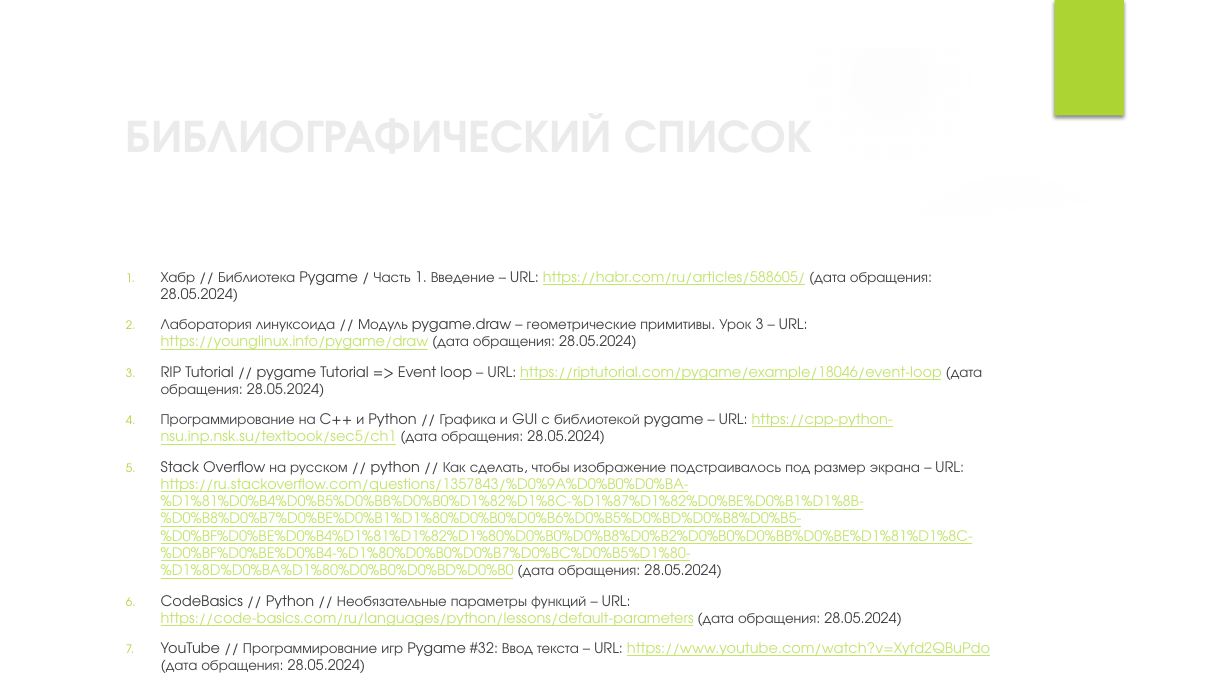
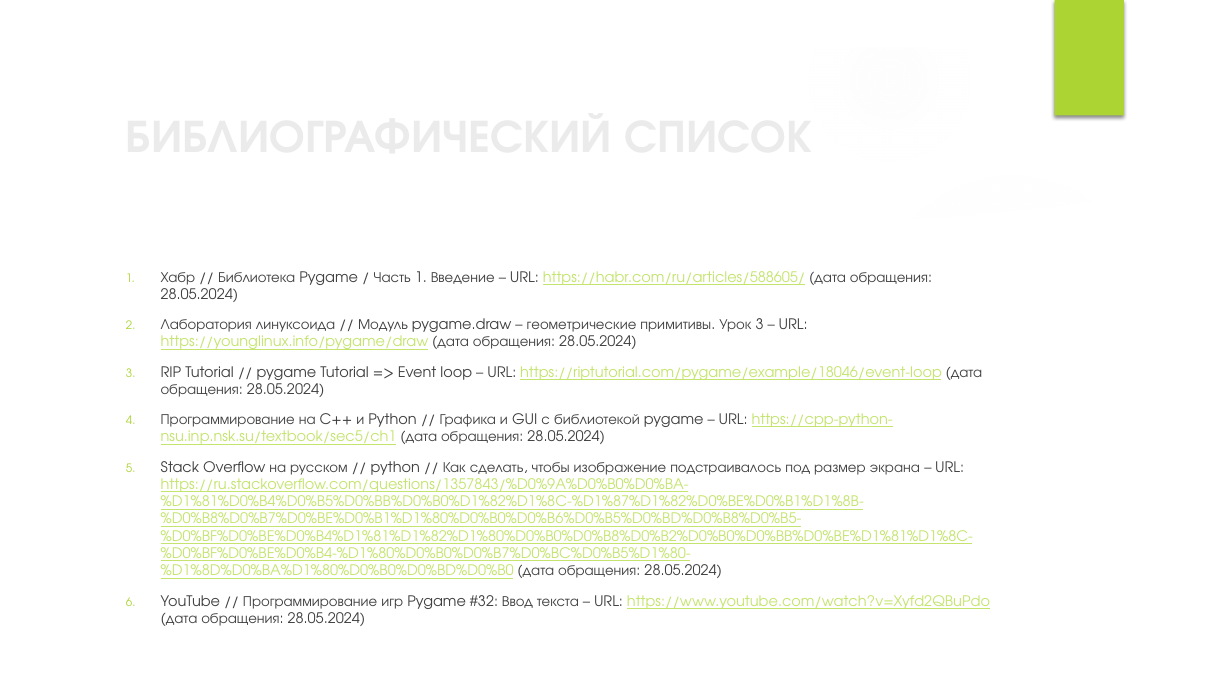
Before and after one commit to PolosinMaxim/CourseWork_Arcanoid, a slide deck: slide 11 of !Полосин 4.205-2 Презентация.pptx. Drawn at 1232x693 pixels with LibreOffice and Linux fonts; fonts in the diff are those of the drawing; background and template pictures are left out. Boxes give left, top, right and bottom in pixels: in the first picture for what was removed or moved away, otherwise in the second. Text is boxed around its words. In the diff, an @@ line names an element or a change of style, - is before the commit and + after.

```diff
--- a/!Полосин 4.205-2 Презентация.pptx
+++ b/!Полосин 4.205-2 Презентация.pptx
@@ text at (161,595,902,626): paragraph removed @@
-6. CodeBasics // Python // Необязательные параметры функций – URL: https://code-basics.com/ru/languages/python/lessons/default-parameters (дата обращения: 28.05.2024)
```
Also in this commit, not shown: 1 other slide changed, 2 other files.
